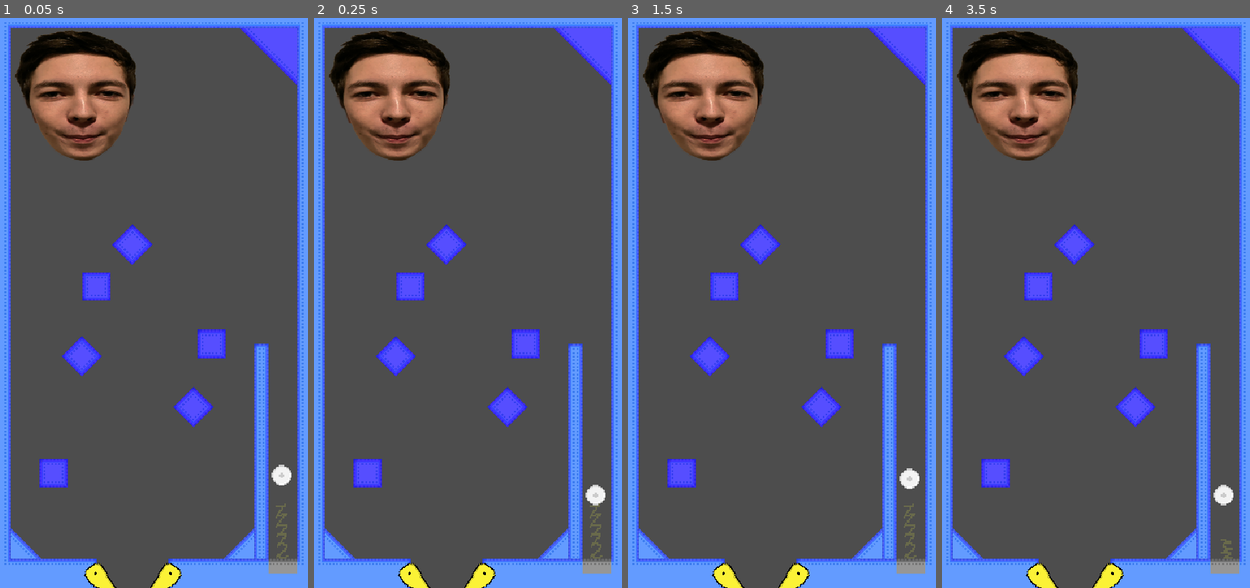
Above: before the commit, frames 1-4 (left to right).
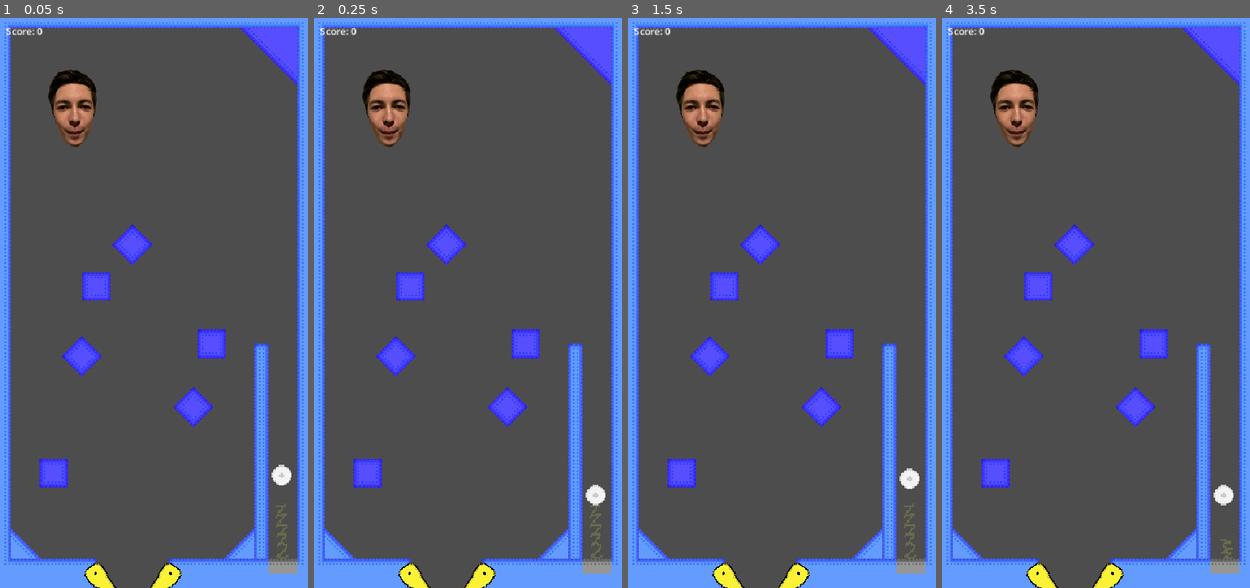
Above: after the commit, the same moments.

Repository: max1234-ui/Pinball
Game: Godot game, scene res://scenes/level.tscn
Two runs of this game, one before a commit and one after it. Both use one fixed random seed, a clock stepped at 60 frames per second and the inputs below.
Inputs:
- Up to frame 1 (0.05 s): no input
- Up to frame 2 (0.25 s): no input
- Up to frame 3 (1.5 s): tap Enter (ui_accept) at 0.5, 0.77 s; hold Right (ui_right) 0.53-1.28 s; tap R at 0.6, 1.35 s; hold Left (ui_left) from 1.28 s (still down)
- Up to frame 4 (3.5 s): tap Enter (ui_accept) at 1.52, 2.75, 3.02 s; release Left (ui_left) at 2.03 s; hold Right (ui_right) from 2.03 s (still down); tap R at 2.1, 2.85 s

The runs differ from the first frame. In frame 1, 6.4% of the frame differs, in the area x 1-45%, y 1-26%; in frame 2, 6.4%; in frame 3, 6.4%; in frame 4, 6.4%.

Commit message:
hud

Diff:
--- a/new-game-project/scenes/gwendal.tscn
+++ b/new-game-project/scenes/gwendal.tscn
@@ -23,6 +23,7 @@
 radius = 40.0
 
 [node name="gwendal" type="StaticBody2D" unique_id=1239102229]
+scale = Vector2(0.5, 0.5)
 script = ExtResource("1_x3uyc")
 
 [node name="AnimatedSprite2D" type="AnimatedSprite2D" parent="." unique_id=513885573]
--- a/new-game-project/scenes/level.tscn
+++ b/new-game-project/scenes/level.tscn
@@ -8,6 +8,7 @@
 [ext_resource type="PackedScene" uid="uid://c8j40p6x1kf80" path="res://scenes/spring.tscn" id="5_ppgk2"]
 [ext_resource type="PackedScene" uid="uid://yeexhhvmuqjj" path="res://scenes/flipper.tscn" id="7_klq6b"]
 [ext_resource type="PackedScene" uid="uid://cgh4c5vyljwds" path="res://scenes/gwendal.tscn" id="8_b121j"]
+[ext_resource type="Script" uid="uid://8behmbfk121h" path="res://scripts/hud.gd" id="9_8c41q"]
 
 [sub_resource type="TileSetAtlasSource" id="TileSetAtlasSource_w8frs"]
 resource_name = "Normal"
@@ -275,8 +276,18 @@
 scale = Vector2(-1, 1)
 
 [node name="gwendal" parent="." unique_id=1239102229 instance=ExtResource("8_b121j")]
-position = Vector2(-51.428577, -128.57143)
-scale = Vector2(0.37216508, 0.25303197)
+position = Vector2(-60, -127.14285)
+scale = Vector2(0.15, 0.15)
+
+[node name="HUD" type="CanvasLayer" parent="." unique_id=1499544452]
+script = ExtResource("9_8c41q")
+
+[node name="ScoreLabel" type="Label" parent="HUD" unique_id=1406771891]
+offset_left = 16.0
+offset_top = 16.0
+offset_right = 81.0
+offset_bottom = 39.0
+text = "Score : 0"
 
 [connection signal="body_entered" from="Area2D" to="CharacterBody2D" method="_on_body_entered"]
 [connection signal="body_exited" from="Area2D" to="CharacterBody2D" method="_on_body_exited"]
--- /dev/null
+++ b/new-game-project/scripts/hud.gd
@@ -0,0 +1,20 @@
+extends CanvasLayer
+
+@onready var score_label: Label = $ScoreLabel
+
+
+func _ready() -> void:
+	# static vars survive scene reloads (R key), so reset here
+	Gwendal.score = 0
+	_update_label()
+
+	var gwendal := get_parent().get_node("gwendal") as Gwendal
+	gwendal.ball_eaten.connect(_on_ball_eaten)
+
+
+func _on_ball_eaten(_points: int) -> void:
+	_update_label()
+
+
+func _update_label() -> void:
+	score_label.text = "Score: %d" % Gwendal.score
Not shown, added: new-game-project/scripts/hud.gd.uid
